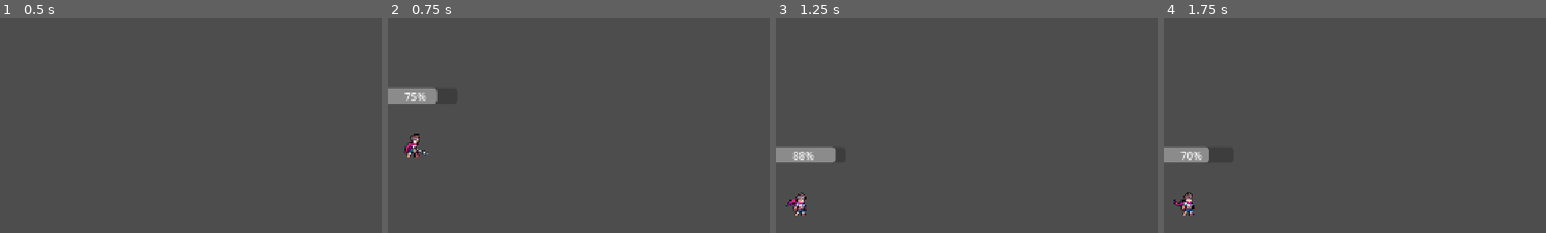
Above: before the commit, frames 1-4 (left to right).
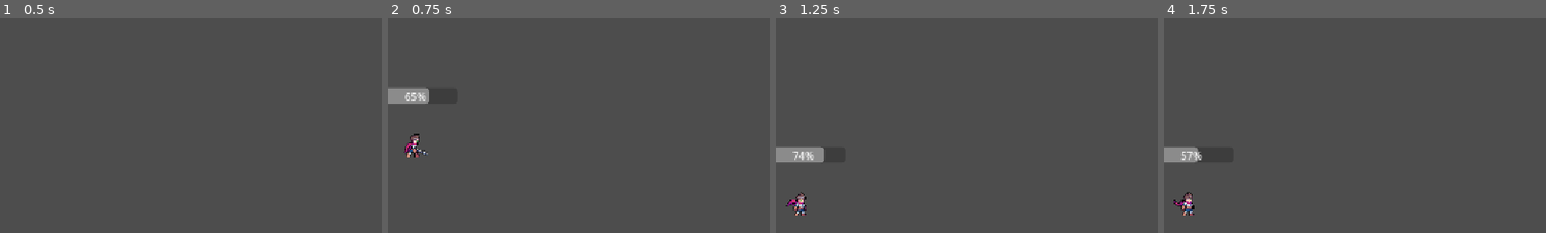
Above: after the commit, the same moments.

Repository: EmilianoCarb/HCIProyect
Game: Godot game, scene res://scenes/main/main.tscn
Same seed, same stepped clock (60 frames per second), same inputs: the game is played once before the commit and once after it.
Inputs (mouse positions are % of the whole screen's width and height, from its top left):
- Up to frame 1 (0.5 s): no input
- Up to frame 2 (0.75 s): click (0, 1) at 0.5 s
- Up to frame 3 (1.25 s): no input
- Up to frame 4 (1.75 s): click (0, 1) at 1.25 s
The pictures show only the part of the screen within x 0-50%, y 46-96%; the shares and areas given below are measured in that part.

Frame 1 is identical in both runs. In frame 2, 0.2% of the frame differs, in the area x 4-13%, y 32-40%; in frame 3, 0.3%, in the area x 4-16%, y 59-68%; in frame 4, 0.3%.

Commit message:
Refactor trackpad input handling to support screen drag and mouse motion events

Diff:
--- a/scripts/Player.gd
+++ b/scripts/Player.gd
@@ -64,14 +64,11 @@
 
 
 func _input(event: InputEvent) -> void:
-	if event is InputEventPanGesture:
-		var pan: InputEventPanGesture = event
-		trackpad_direction = clamp(pan.delta.x, -1.0, 1.0)
-		trackpad_sprint_intensity = clamp(abs(pan.delta.x) * 3.0, 0.0, 2.0)
+	if event is InputEventScreenDrag or event is InputEventMouseMotion:
+		# Si usas desplazamiento libre o simulado con mouse/touchpad avanzado
+		trackpad_direction = sign(event.relative.x)
+		trackpad_sprint_intensity = clamp(abs(event.relative.x) / 10.0, 0.0, 2.0)
 		trackpad_active_timer = trackpad_active_duration
-		print("Pan gesture: ", pan.delta)
-		if pan.delta.y < -0.4:
-			press_jump()
 
 
 func _physics_process(delta: float) -> void:
